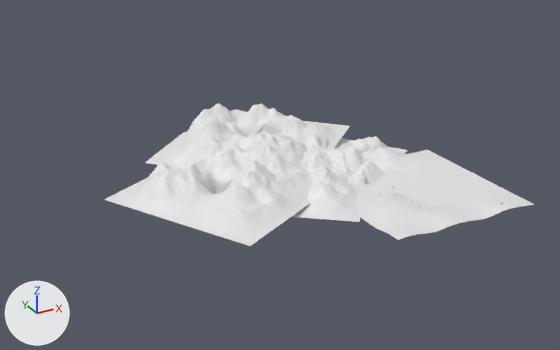
Renders of the Blender file 04-Shots/mm-desert_shot2.blend from each side of a commit.
Before and after are seen from a camera (50 mm lens) standing at (-449.0, -549.0, 323.0) and looking at (-99.0, 89.0, 4.0). Arrows for +X, +Y and +Z are at lower left; the lights stay in place. Materials are left out; every surface is plain grey.

Names of what the first picture shows: 'Plane', 'Plane.001', 'newmountain', 'newmountain.001', 'newmountain.002', 'newmountain.003', 'newmountain.004'.
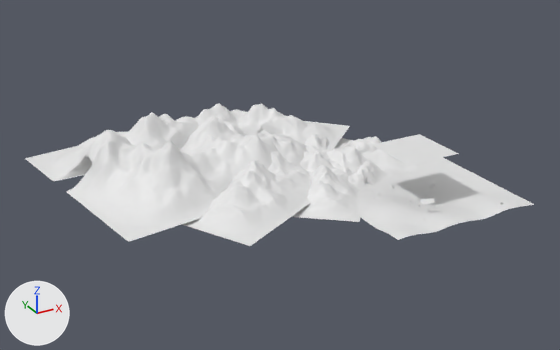
Where the change shows, as pixel boxes [x1, y1, x2, y2] in the pictures (560 x 350 px):
'mountain', added: after [26, 112, 284, 241]
'Plane.003', added: after [372, 134, 459, 165]
'Plane.007', added: after [421, 198, 434, 204]

The change, as a list of edits to the scene's bpy script:
```text
Add me_cube_020:
    me_cube_020.from_pydata([(-1.0, 1.0, -0.2), (-1.0, 0.51, 1.0), (2.68, 1.0, -1.84), (2.68, 0.51, 1.59), (-1.0, 0.0, 1.0), (-1.0, 0.0, -0.2), (2.68, 0.0, 1.59), (2.68, 0.0, -1.84), (-1.0, 1.0, 0.56), (2.68, 1.73, 0.56), (2.68, 0.0, 0.56), (-1.0, 0.0, 0.56)], [], [(11, 8, 0, 5), (8, 9, 2, 0), (5, 0, 2, 7), (6, 3, 1, 4), (9, 10, 7, 2), (3, 6, 10, 9), (1, 3, 9, 8), (4, 1, 8, 11)])
Add me_plane_007:
    me_plane_007.from_pydata([(-1.0, -1.0, 0.0), (1.0, -1.0, 0.0), (-1.0, 1.0, 0.0), (1.0, 1.0, 0.0)], [], [(0, 1, 3, 2)])
Add me_plane_003:
    me_plane_003.from_pydata([(-1.0, -1.0, 0.0), (1.0, -1.0, 0.0), (-1.0, 1.0, 0.0), (1.0, 1.0, 0.0)], [], [(0, 1, 3, 2)])
Change col_figur:
    add col_figur.objects.link(ob_cylinder_004)
    add col_figur.objects.link(ob_cylinder_005)
    add col_figur.objects.link(ob_cube_010)
    add col_figur.objects.link(ob_cube_011)
    add col_figur.objects.link(ob_cube_012)
    add col_figur.objects.link(ob_cube_013)
Change col_newmountain:
    remove col_newmountain.objects.link(ob_landscape)
    add col_newmountain.objects.link(ob_landscape_001)
Add col_mountain:
    col_mountain = bpy.data.collections.new('mountain')
    col_mountain.objects.link(ob_landscape)
Change ob_ueeimodellpk:
    ob_ueeimodellpk.location: (-19.2, 0.2, -0.3) -> (28.8, 0.8, -0.5)
    ob_ueeimodellpk.rotation_euler: (-0.023, 0.0776, 2.099) -> (-0.0331, 0.0167, 3.502)  # degrees (-1.3, 4.4, 120) -> degrees (-1.9, 1, 201)
    ob_ueeimodellpk.scale: (0.448, 0.448, 0.448) -> (0.437, 0.437, 0.437)
Change ob_figur_001:
    ob_figur_001.location: (-24.0, 8.6, 0.6) -> (23.3, -1.9, 0.5)
    ob_figur_001.rotation_euler: (0.0, 0.0, 1.92) -> (0.0412, 0.0251, 3.569)  # degrees (0, 0, 110) -> degrees (2.4, 1.4, 204)
    ob_figur_001.scale: (0.216, 0.216, 0.216) -> (0.209, 0.209, 0.209)
Change ob_figur:
    ob_figur.location: (-25.4, 8.0, 0.9) -> (24.2, -3.8, 0.5)
    ob_figur.rotation_euler: (0.0, 0.0, 1.92) -> (0.0412, 0.0251, 3.569)  # degrees (0, 0, 110) -> degrees (2.4, 1.4, 204)
    ob_figur.scale: (0.216, 0.216, 0.216) -> (0.209, 0.209, 0.209)
Add ob_landscape_001:
    ob_landscape_001 = bpy.data.objects.new('Landscape.001', me_landscape_001)  # 4207 vertices, 4059 faces; spans x -1.5..1.5, y -1.5..1.5, z -0.24..0.69; modifiers SUBSURF
    ob_landscape_001.location = (-0.103, -0.236, 0.151)
Add ob_cube_013:
    ob_cube_013 = bpy.data.objects.new('Cube.013', me_cube_019)  # 285 vertices, 166 faces, 15 loose edges; spans x -1.09..3.38, y -1.28..1.28, z -3.8..1.39
    ob_cube_013.location = (0.0, 0.0, 0.0)
    ob_cube_013.scale = (2.6, 1.0, 1.0)
Add ob_cylinder_004:
    ob_cylinder_004 = bpy.data.objects.new('Cylinder.004', me_cylinder_001)  # a 13-sided cylinder along z spanning x -0.99..0.99, y -0.97..1.0, z -1.0..1.0
    ob_cylinder_004.location = (-0.628, 0.0, -2.635)
    ob_cylinder_004.rotation_euler = (1.571, 0.0, 0.0)  # degrees (90, 0, 0)
    ob_cylinder_004.scale = (2.0, 2.0, 0.95)
Add ob_cylinder_005:
    ob_cylinder_005 = bpy.data.objects.new('Cylinder.005', me_cylinder)  # a 6-sided cylinder along z spanning x -0.87..0.87, y -1.0..1.0, z -1.0..1.0
    ob_cylinder_005.location = (8.254, 0.0, -3.256)
    ob_cylinder_005.rotation_euler = (1.571, 0.0, 0.0)  # degrees (90, 0, 0)
    ob_cylinder_005.scale = (1.2, 1.2, 0.559)
Add ob_cube_012:
    ob_cube_012 = bpy.data.objects.new('Cube.012', me_cube_018)  # 64 vertices, 21 faces; spans x -1.0..1.0, y -1.66..0.0, z -1.79..0.93; modifiers MIRROR, SUBSURF
    ob_cube_012.location = (6.952, 0.0, 0.679)
    ob_cube_012.rotation_euler = (0.0, 0.0, 3.142)  # degrees (0, 0, 180)
    ob_cube_012.scale = (0.647, 0.647, 0.647)
Add ob_cube_011:
    ob_cube_011 = bpy.data.objects.new('Cube.011', me_cube_020)  # modifiers MIRROR
    ob_cube_011.location = (3.607, 0.0, 0.198)
Add ob_cube_010:
    ob_cube_010 = bpy.data.objects.new('Cube.010', me_cube_017)  # 22 vertices, 18 faces; spans x -1.0..1.0, y -0.9..0.0, z -44.2..1.0; modifiers MIRROR
    ob_cube_010.location = (-0.482, 0.0, 1.315)
    ob_cube_010.scale = (1.0, 1.42, 0.0976)
Add ob_plane_007:
    ob_plane_007 = bpy.data.objects.new('Plane.007', me_plane_007)
    ob_plane_007.location = (-20.9, -50.4, 14.6)
    ob_plane_007.rotation_euler = (-0.115, -0.798, 1.155)  # degrees (-6.6, -46, 66)
    ob_plane_007.scale = (-2.31, -5.99, -6.92)
Add ob_plane_003:
    ob_plane_003 = bpy.data.objects.new('Plane.003', me_plane_003)
    ob_plane_003.location = (-3.6, -4.7, 46.9)
    ob_plane_003.scale = (-29.4, -29.4, -29.4)
Add ob_mountain:
    ob_mountain = bpy.data.objects.new('mountain', None)
    ob_mountain.location = (-165.5, 150.2, -5.1)
    ob_mountain.rotation_euler = (0.0, 0.0, -1.414)  # degrees (0, 0, -81)
    ob_mountain.scale = (77.9, 77.9, 77.9)
    ob_mountain.instance_type = 'COLLECTION'
    ob_mountain.instance_collection = col_mountain
```
